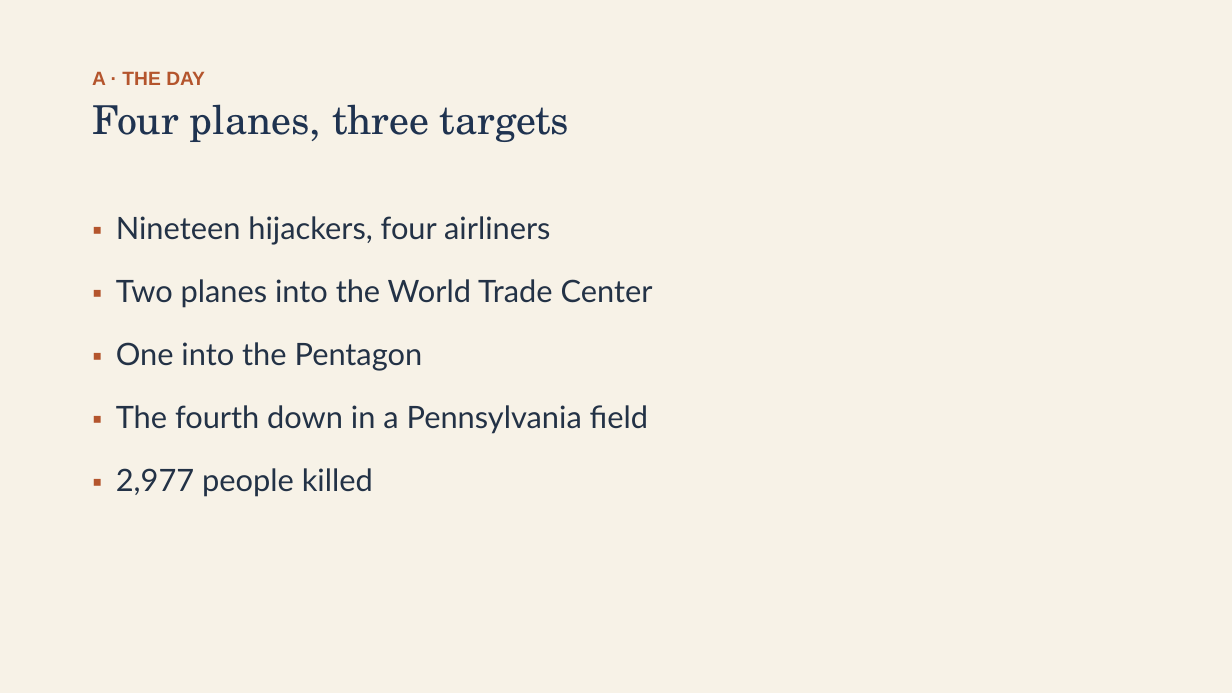
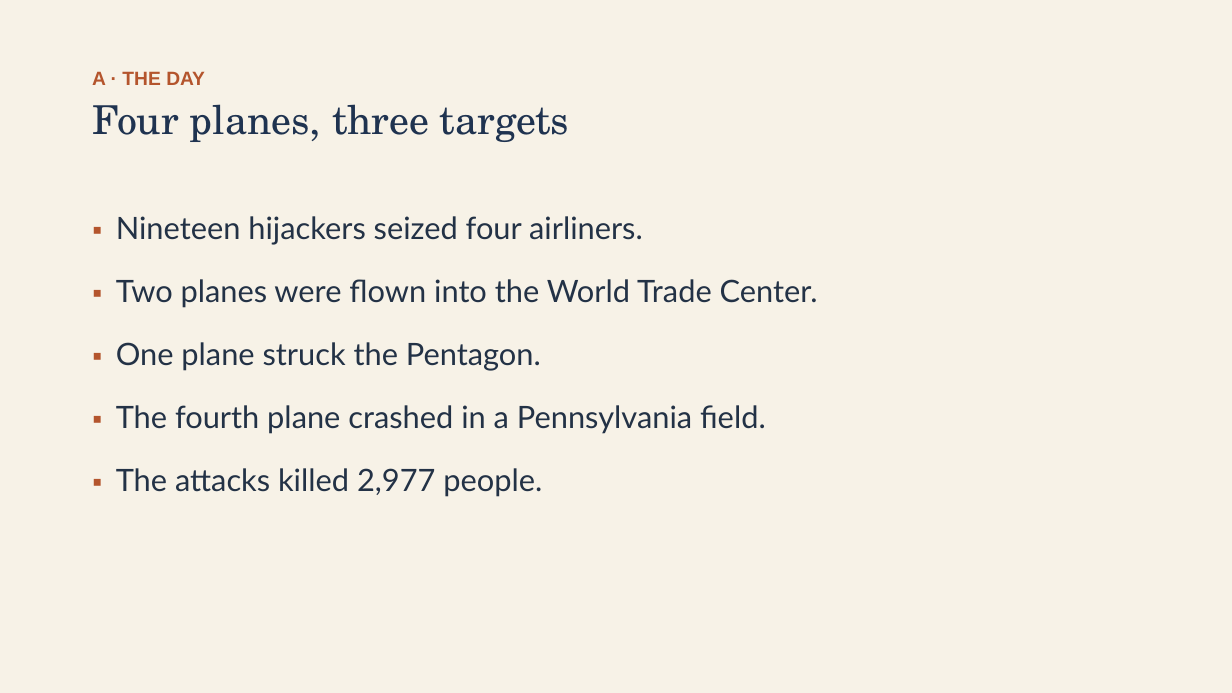
Before and after one commit to ab17gthb/humanities-curriculum-group, a slide deck: slide 5 of modern-america/lesson-06/lesson-06-slides.pptx. Drawn at 1232x693 pixels with LibreOffice and Linux fonts; fonts in the diff are those of the drawing. Boxes give left, top, right and bottom in pixels: in the first picture for what was removed or moved away, otherwise in the second. Text is boxed around its words. In the diff, an @@ line names an element or a change of style, - is before the commit and + after.

```diff
--- a/modern-america/lesson-06/lesson-06-slides.pptx
+++ b/modern-america/lesson-06/lesson-06-slides.pptx
@@ text at (116, 216, 818, 497): text changed @@
-▪ Nineteen hijackers, four airliners
-▪ Two planes into the World Trade Center
-▪ One into the Pentagon
-▪ The fourth down in a Pennsylvania field
-▪ 2,977 people killed
+▪ Nineteen hijackers seized four airliners.
+▪ Two planes were flown into the World Trade Center.
+▪ One plane struck the Pentagon.
+▪ The fourth plane crashed in a Pennsylvania field.
+▪ The attacks killed 2,977 people.
```
Also in this commit, not shown: 11 other slides changed, 6 other files.
